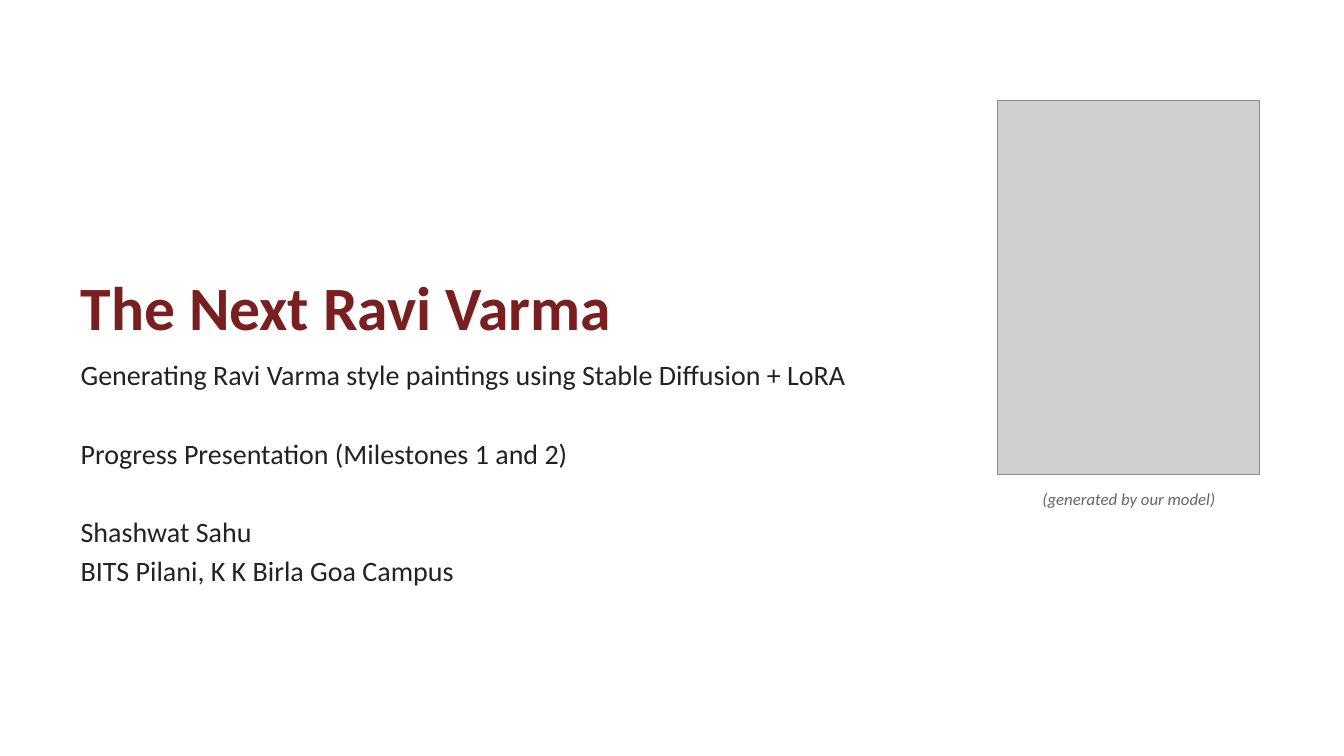
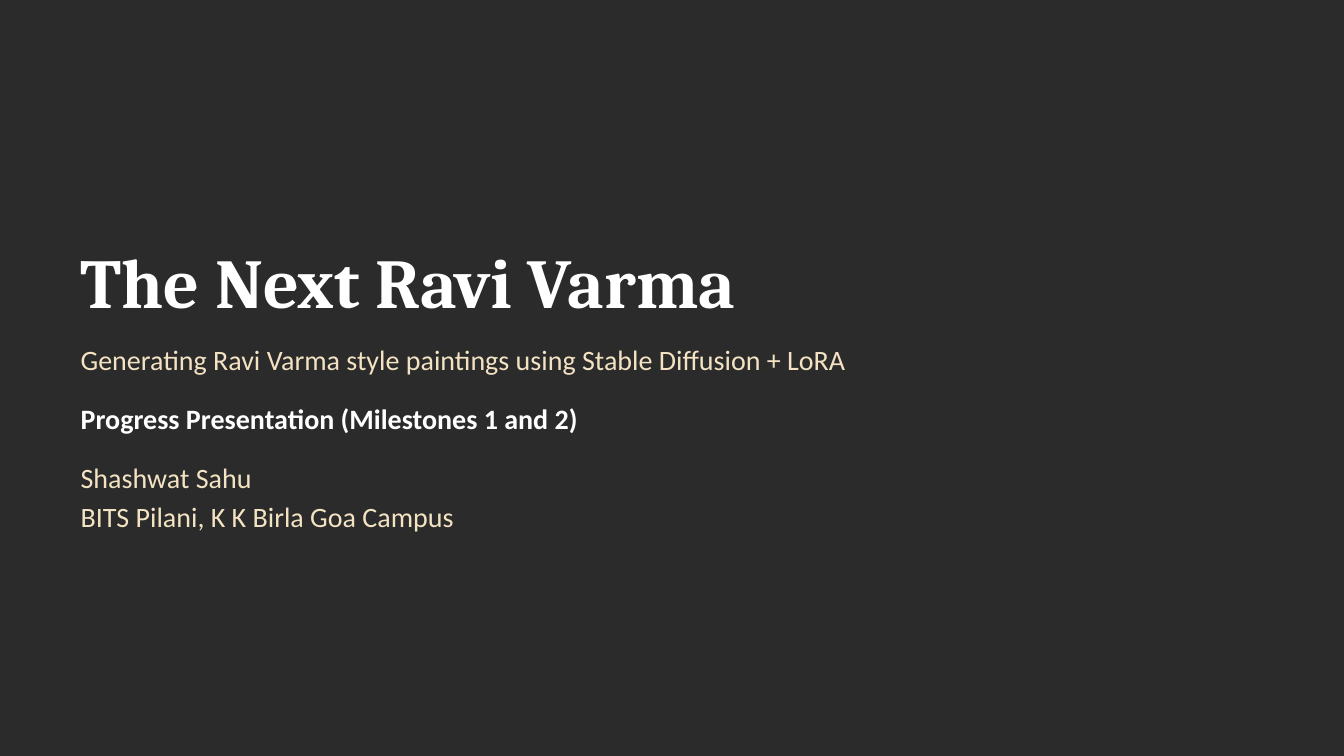
Before and after one commit to f20240684-cmd/the-next-ravi-varma-v2, a slide deck: slide 1 of docs/The_Next_Ravi_Varma_Milestone2_Review.pptx. Drawn at 1344x756 pixels with LibreOffice and Linux fonts; fonts in the diff are those of the drawing; grey boxes stand for pictures; background and template pictures are left out; a plain dark background stands for a picture behind light text. Boxes give left, top, right and bottom in pixels: in the first picture for what was removed or moved away, otherwise in the second. Text is boxed around its words. In the diff, an @@ line names an element or a change of style, - is before the commit and + after.

```diff
--- a/docs/The_Next_Ravi_Varma_Milestone2_Review.pptx
+++ b/docs/The_Next_Ravi_Varma_Milestone2_Review.pptx
@@ background #FFFFFF to picture (left out) @@
@@ picture removed at (x1=998, y1=101, x2=1260, y2=475) @@
@@ title "The Next Ravi Varma" moved from (x1=81, y1=286, x2=611, y2=331) to (x1=81, y1=259, x2=735, y2=309) @@
@@ title "The Next Ravi Varma" at (x1=81, y1=259, x2=735, y2=309): size 44 to 50 pt, font Calibri to Cambria, text colour #7A1F1F to #FFFFFF @@
@@ text "Generating Ravi Varma style paintings ..." moved from (x1=81, y1=365, x2=845, y2=586) to (x1=81, y1=350, x2=845, y2=532) @@
@@ text "Generating Ravi Varma style paintings ..." at (x1=81, y1=350, x2=845, y2=532): text colour #222222 to #F3E3C3 in "Generating Ravi Varma style paintings using Stable ...", "Shashwat Sahu", "BITS Pilani, K K Birla Goa Campus"; text colour #222222 to #FFFFFF, bold on in "Progress Presentation (Milestones 1 and 2)" @@
@@ text removed at (x1=1042, y1=493, x2=1215, y2=508) @@
-(generated by our model)
```
Also in this commit, not shown: 12 other slides changed, 1 other file.
